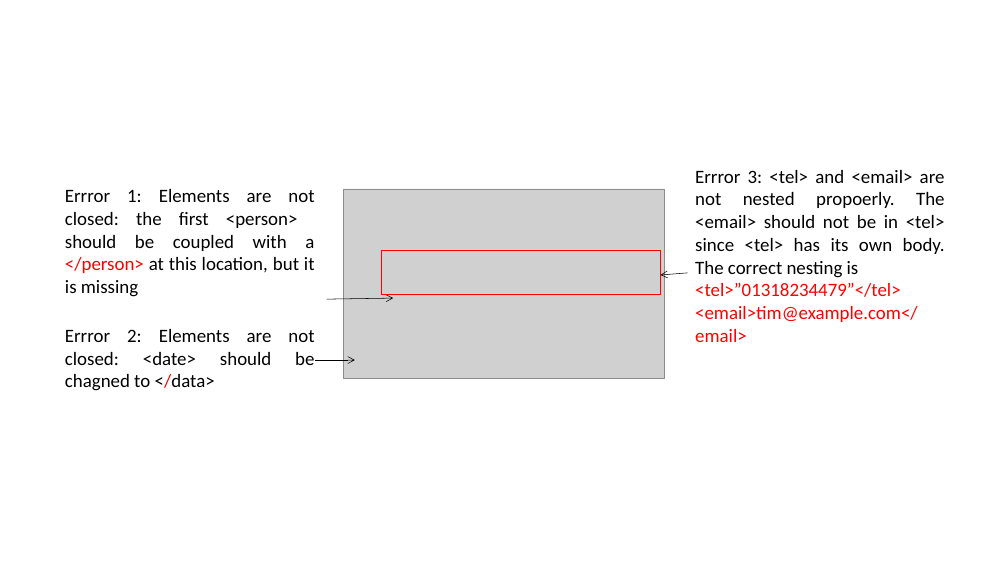
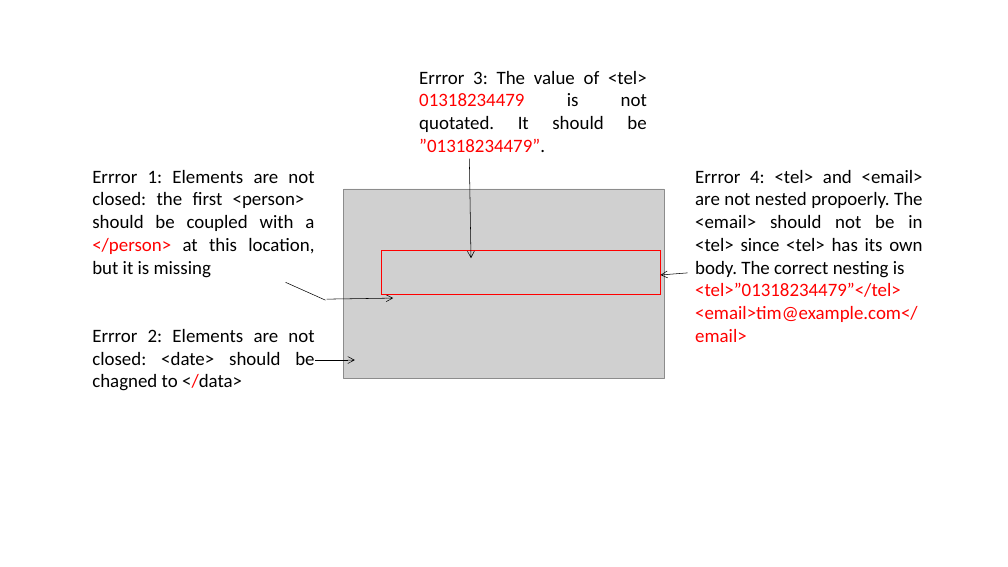
Before and after one commit to gaoyuanliang/hwu_database_exam, a slide deck: slide 1 of jessica_xml_error_figure.pptx. Drawn at 1008x567 pixels with LibreOffice and Linux fonts; fonts in the diff are those of the drawing; grey boxes stand for pictures. Boxes give left, top, right and bottom in pixels: in the first picture for what was removed or moved away, otherwise in the second. Text is boxed around its words. In the diff, an @@ line names an element or a change of style, - is before the commit and + after.

```diff
--- a/jessica_xml_error_figure.pptx
+++ b/jessica_xml_error_figure.pptx
@@ text added at (419,71,647,152), 18 pt, text #000000 @@
+Errror 3: The value of <tel> 01318234479 is not quotated. It should be ”01318234479”.
@@ text "Errror 1: Elements are not ..." rewrapped from (65,189,315,297) to (92,170,314,278) @@
@@ arrow added from (470, 159) to (471, 259), #000000 0.5 pt @@
@@ text at (695,170,923,278): text changed @@
-Errror 3: <tel> and <email> are not nested propoerly. The <email> should not be in <tel> since <tel> has its own body. The correct nesting is
+Errror 4: <tel> and <email> are not nested propoerly. The <email> should not be in <tel> since <tel> has its own body. The correct nesting is
@@ line added from (326, 300) to (286, 282), #000000 0.5 pt @@
@@ text "Errror 2: Elements are not ..." rewrapped from (65,329,314,391) to (92,329,314,391) @@
```
